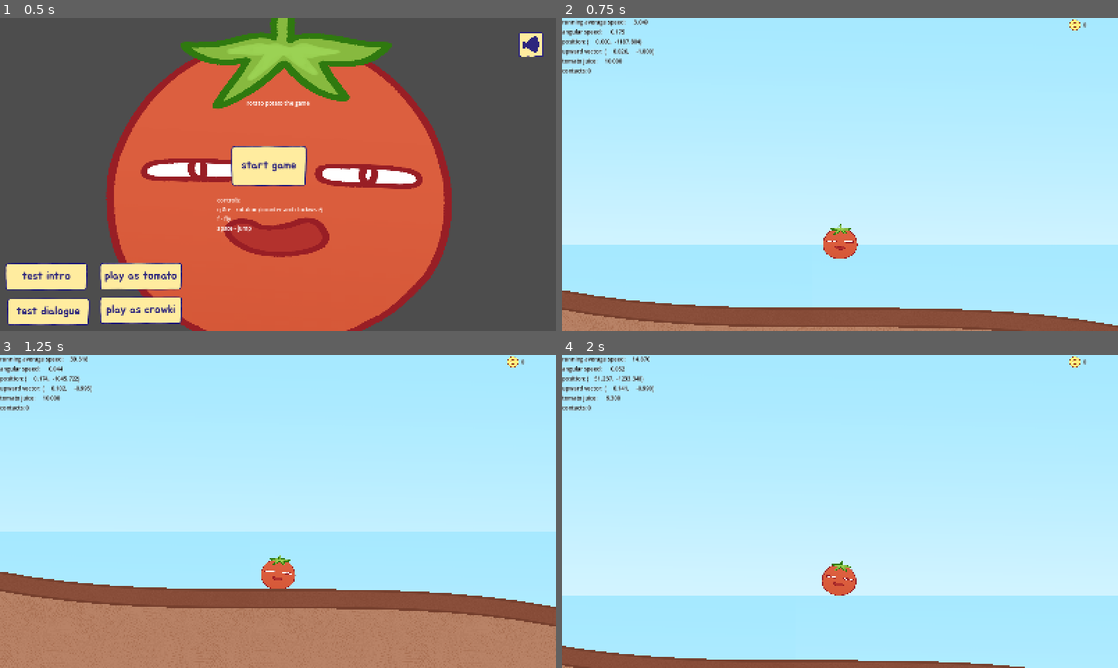
Above: before the commit, frames 1-4 (two rows, left to right).
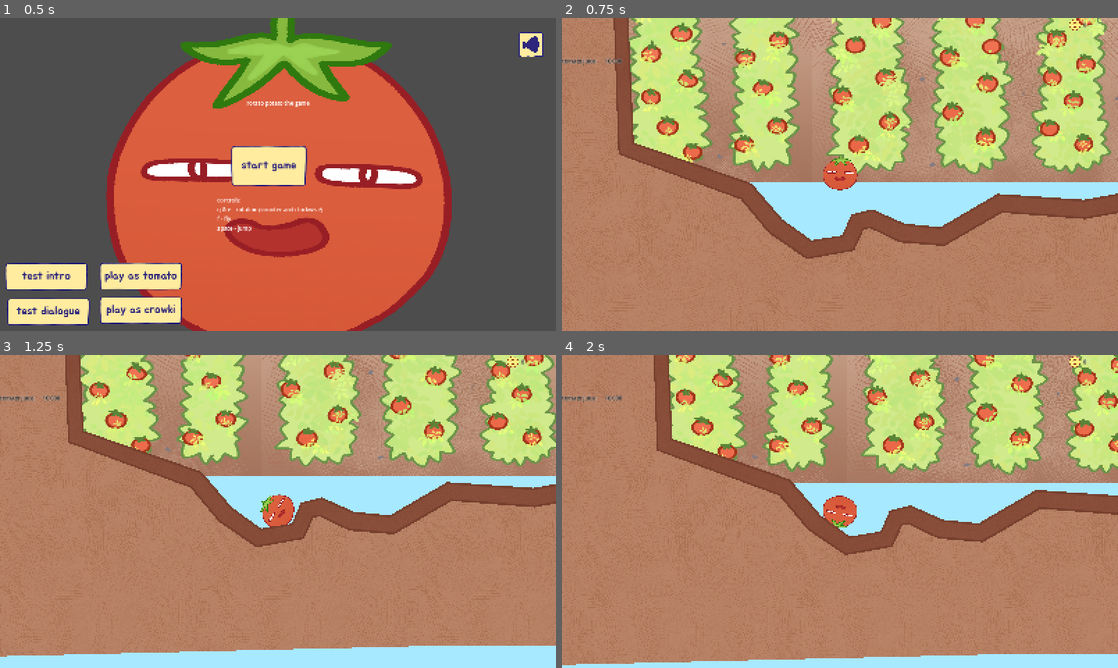
Above: after the commit, the same moments.

Repository: DazyLude/DokiJam2025
Game: Godot game, scene res://scenes/menu.tscn
The game is run twice, just before and just after one commit, with the same random seed, the same clock (stepped at 60 frames per second) and the same inputs. Sound files missing from this copy of the repository are replaced by a short silence.
Inputs (mouse positions are in pixels of both pictures, inside the frame that each line leads up to):
- Up to frame 1 (0.5 s): no input
- Up to frame 2 (0.75 s): click "start game" at 0.5 s
- Up to frame 3 (1.25 s): no input
- Up to frame 4 (2 s): tap Enter at 1.25 s; move the mouse to (962, 495) at 1.27 s; hold F (fly) from 1.28 s (still down); click (962, 495) at 1.42 s; tap Space (jump) at 1.52, 1.55, 1.82 s

Frame 1 is identical in both runs. In frame 2, 98% of the frame differs, in the area x 0-100%, y 0-100%; in frame 3, 83%; in frame 4, 95%.
Error after the commit: Parse Error: Function "take_impact_damage()" not found in base self. (res://scenes/player/player.gd:99)

Commit message:
background fixes city assets added fps counter to hud added "background" field to StageData dictionaries and support for it lowered tomato box a bit added shop theme files to the Sound system

Diff:
--- a/scenes/UI/hud.gd
+++ b/scenes/UI/hud.gd
@@ -7,6 +7,8 @@
 const ROTATION_TEMPLATE := "upward vector: (%10.3f, %10.3f)";
 const STAMINA_SPEED_TEMPLATE := "tomato juice: %10.3f";
 const CONTACT_COUNTER_TEMPLATE := "contacts: %d";
+const FPS_TEMPLATE := "last frame delta: %1.2f (~%d FPS)"
+const PHYSICS_FPS_TEMPLATE := "last physics delta: %1.2f (~%d FPS)"
 
 
 var player : Player;
@@ -20,6 +22,8 @@
 		var upward = Vector2(0, -1).rotated(player.rotation);
 		$DataContainer/Rotation.text = ROTATION_TEMPLATE % [upward.x, upward.y];
 		$DataContainer/ContactCounter.text = CONTACT_COUNTER_TEMPLATE % player.get_contact_count();
+		$DataContainer/FPSCounter.text = FPS_TEMPLATE % [player.last_frame_delta, 1.0 / player.last_frame_delta];
+		$DataContainer/PhysicsFPSCounter.text = PHYSICS_FPS_TEMPLATE % [player.last_frame_delta_physics, 1.0 / player.last_frame_delta_physics];
 
 
 	if GameState != null:
--- a/scenes/UI/hud.tscn
+++ b/scenes/UI/hud.tscn
@@ -53,6 +53,18 @@
 theme_override_colors/font_outline_color = Color(1, 1, 1, 1)
 theme_override_constants/outline_size = 2
 
+[node name="FPSCounter" type="Label" parent="DataContainer"]
+layout_mode = 2
+theme_override_colors/font_color = Color(0, 0, 0, 1)
+theme_override_colors/font_outline_color = Color(1, 1, 1, 1)
+theme_override_constants/outline_size = 2
+
+[node name="PhysicsFPSCounter" type="Label" parent="DataContainer"]
+layout_mode = 2
+theme_override_colors/font_color = Color(0, 0, 0, 1)
+theme_override_colors/font_outline_color = Color(1, 1, 1, 1)
+theme_override_constants/outline_size = 2
+
 [node name="CoinCounter" type="HBoxContainer" parent="."]
 layout_mode = 1
 anchors_preset = 1
--- a/scenes/game.gd
+++ b/scenes/game.gd
@@ -116,6 +116,7 @@
 func setup_terrain_visuals(stage: StageData) -> void:
 	ss2d_shape.shape_material.fill_textures[0] = stage.terrain_fill;
 	ss2d_shape.shape_material.get_all_edge_materials()[0].textures[0] = stage.terrain_edge;
+	$ParallaxBackground/BackdropParallax/BackdropSprite.texture = stage.background;
 
 
 # this method should generate initital terrain
--- a/scenes/game.tscn
+++ b/scenes/game.tscn
@@ -1,8 +1,8 @@
 [gd_scene load_steps=73 format=3 uid="uid://daikwosr13pnv"]
 
 [ext_resource type="Script" uid="uid://cpobfagrfa2vw" path="res://scenes/game.gd" id="1_lbhrr"]
-[ext_resource type="Texture2D" uid="uid://d1q3bla3tsoaf" path="res://assets/stages/farm/skybox_gradient.png" id="1_lnu2h"]
 [ext_resource type="Texture2D" uid="uid://ca57mpnq70puo" path="res://assets/stages/farm/tomato_farm.png" id="1_yqjtg"]
+[ext_resource type="Texture2D" uid="uid://digpfibcn5t4o" path="res://assets/stages/farm/skybox_dark.png" id="2_ir15t"]
 [ext_resource type="PackedScene" uid="uid://dsygnq6v144q2" path="res://scenes/player/player.tscn" id="2_lnu2h"]
 [ext_resource type="Script" uid="uid://bxh60lo5clvos" path="res://addons/rmsmartshape/shapes/shape.gd" id="4_vtaks"]
 [ext_resource type="Script" uid="uid://dyi0gt0q26csa" path="res://addons/rmsmartshape/vertex_properties.gd" id="5_kvpfn"]
@@ -450,7 +450,7 @@
 motion_scale = Vector2(0, 0)
 
 [node name="SkyboxSprite" type="Sprite2D" parent="ParallaxBackground/SkyboxParallax"]
-texture = ExtResource("1_lnu2h")
+texture = ExtResource("2_ir15t")
 centered = false
 
 [node name="BackdropParallax" type="ParallaxLayer" parent="ParallaxBackground"]
--- a/scenes/player/player.gd
+++ b/scenes/player/player.gd
@@ -10,13 +10,19 @@
 const DEFAULT_CAMERA_OFFSET_SCALED := DEFAULT_CAMERA_OFFSET / CAMERA_LLG
 
 ## speed at which the player is considered stationary
-const SPEED_LOWER_LIMIT = 0.5; # in px/s
+const SPEED_LOWER_LIMIT := 0.5; # in px/s
+const SAFE_SPEED_LIMIT := 400.0;
 
 ## players running average velocity is calculated over VELOCITY_AVG_LIMIT amount of frames
-const VELOCITY_AVG_LIMIT := 240;
+const VELOCITY_AVG_LIMIT := 120;
 var velocity_avg_array := PackedVector2Array();
 var velocity_avg := Vector2();
 var velocity_avg_idx : int = 0;
+
+# debug info
+var last_frame_delta : float = 0.0;
+var last_frame_delta_physics : float = 0.0;
+
 
 #region stats
 # torque applied, usually multiplied by inertia
@@ -37,6 +43,13 @@
 # pressing "jump" action will activate buffer and jump will be executed when the player touches the ground
 const JUMP_BUFFER_TIME = 0.1;
 var jump_buffer : float = 0.0; # in seconds
+
+# body needs to not have contacts with ground for this amount of seconds to be considered flying
+const FLIGHT_TIME_REQUIREMENT = 0.2;
+var no_contact_time : float = 0.0;
+var is_flying : bool :
+	get:
+		return no_contact_time >= FLIGHT_TIME_REQUIREMENT;
 
 # affects player's emotion
 var hng_for : float = 0.0; # in seconds
@@ -64,7 +77,7 @@
 	physics_material_override.bounce = stats.bounce;
 	physics_material_override.friction = stats.friction;
 	mass = stats.mass;
-	inertia = 0.5 * stats.mass * 1000.0;
+	inertia = stats.mass * 1500.0;
 	linear_damp = stats.linear_damp;
 	angular_damp = stats.angular_damp;
 
@@ -78,23 +91,34 @@
 	if Input.is_action_pressed(&"fly"):
 		try_propel_upward(delta);
 
+	var contact_count = get_contact_count();
+	if contact_count == 0:
+		no_contact_time += delta;
+	else:
+		if is_flying and linear_velocity.length() > SAFE_SPEED_LIMIT:
+			take_impact_damage()
+
+		no_contact_time = 0.0;
+
 	# jump logic
-	if get_contact_count() > 0 and (Input.is_action_just_pressed(&"jump") or jump_buffer > 0.0):
+	if contact_count > 0 and (Input.is_action_just_pressed(&"jump") or jump_buffer > 0.0):
 		try_jump();
 		jump_buffer = 0.0;
 
-	if get_contact_count() == 0 and Input.is_action_just_pressed(&"jump"):
+	if contact_count == 0 and Input.is_action_just_pressed(&"jump"):
 		jump_buffer = JUMP_BUFFER_TIME;
 
 	if jump_buffer > 0.0:
 		jump_buffer -= delta;
 
 	# rolling friction
-	if get_contact_count() > 0:
+	if contact_count > 0:
 		apply_torque(-angular_velocity * inertia / hardness);
 
 	# air friction
-	apply_central_force(-linear_velocity * mass / aeroshape)
+	apply_central_force(-linear_velocity * mass / aeroshape);
+
+	last_frame_delta_physics = delta;
 
 
 func _process(delta: float) -> void:
@@ -113,6 +137,8 @@
 		$Sprite2D.display_emotion(2);
 	else:
 		$Sprite2D.display_emotion(0);
+
+	last_frame_delta = delta;
 
 
 # tries to spend stamina
--- a/scripts/obstacle_manager.gd
+++ b/scripts/obstacle_manager.gd
@@ -31,7 +31,7 @@
 		"weight": 100.0,
 		"natural habitat": ["tomato fields"],
 		"positions": [
-			PositionPreset.fixed(0.0, -270.0),
+			PositionPreset.fixed(0.0, -250.0),
 		],
 	}
 }
--- a/scripts/sounds.gd
+++ b/scripts/sounds.gd
@@ -5,6 +5,8 @@
 	NONE = -1,
 
 	MUSIC_ESCAPE_FROM_TARKOV,
+	MUSIC_UPGRADE_SHOP_THEME,
+	MUSIC_UPGRADE_SHOP_THEME_COOL,
 
 
 	SFX_FUCK,
@@ -18,6 +20,8 @@
 
 var sound_resources : Dictionary[ID, String] = {
 	ID.MUSIC_ESCAPE_FROM_TARKOV: "res://assets/music/Escaping the Tomato Farm pt1.ogg",
+	ID.MUSIC_UPGRADE_SHOP_THEME: "res://assets/music/Last cup of coffee - lofi bossa.ogg",
+	ID.MUSIC_UPGRADE_SHOP_THEME_COOL: "res://assets/music/Last cup of coffee - lofi bossa with quotes.ogg",
 
 	ID.SFX_FUCK: "res://assets/sfx/fuck.wav",
 	ID.SFX_AAGH: "res://assets/sfx/Scream 1.wav",
--- a/scripts/stage.gd
+++ b/scripts/stage.gd
@@ -11,6 +11,7 @@
 var terrain_fill : Texture2D;
 var terrain_edge : Texture2D;
 var checkpoint : Texture2D;
+var background : Texture2D;
 
 
 # sounds
@@ -41,6 +42,7 @@
 	data.terrain_fill = load(params.get("terrain fill", "uid://dftdfph41cnpv"));
 	data.terrain_edge = load(params.get("terrain edge", "uid://bad5ey7wkh63x"));
 	data.checkpoint = load(params.get("checkpoint", "uid://d28lqabm420p3"));
+	data.background = load(params.get("background", "res://assets/stages/farm/tomato_farm.png"));
 
 	# terrain generator setup
 	data.generator = TerrainGenerator.new();
@@ -72,8 +74,18 @@
 		"terrain fill": "uid://dftdfph41cnpv", # can be a relative path to the texture, but a string nevertheless
 		"terrain edge": "uid://bad5ey7wkh63x", # same as "terrain fill"
 		"checkpoint": "res://assets/stages/farm/checkpoint_juicestand.png", # same as "terrain fill"
+		#"background": "res://assets/stages/city/shopping_street.png",
+		"background": "res://assets/stages/farm/tomato_farm_clouds.png",
 		"terrain scale": Vector2(1e-3, 1e2), # should be a Vector2
 		"stage length": 3e4, # should be a float
 		"intermission": "uid://ct1qkka6lngc5", # can be a relative path to the scene, but a string nevertheless
+	},
+	"streets of coffee": {
+		"name": "city",
+		"terrain fill": "res://assets/stages/city/conrete_tile.png",
+		"terrain edge": "res://assets/stages/city/concrete_edge.png",
+		"background": "res://assets/stages/city/shopping_street.png",
+		"terrain scale": Vector2(1e-3, 1e2), # should be a Vector2
+		"stage length": 3e4, # should be a float
 	}
 }
Not shown, added: assets/music/Last cup of coffee - lofi bossa with quotes.ogg.import
Not shown, added: assets/music/Last cup of coffee - lofi bossa.ogg.import
Binary file added: assets/stages/city/concrete_edge.png
Not shown, added: assets/stages/city/concrete_edge.png.import
Binary file added: assets/stages/city/conrete_tile.png
Not shown, added: assets/stages/city/conrete_tile.png.import
Binary file added: assets/stages/city/shopping_street.png
Not shown, added: assets/stages/city/shopping_street.png.import
Binary file changed: assets/stages/farm/tomato_farm_clouds.png
Not shown, added: assets/music/Last cup of coffee - lofi bossa with quotes.ogg
Not shown, added: assets/music/Last cup of coffee - lofi bossa.ogg
